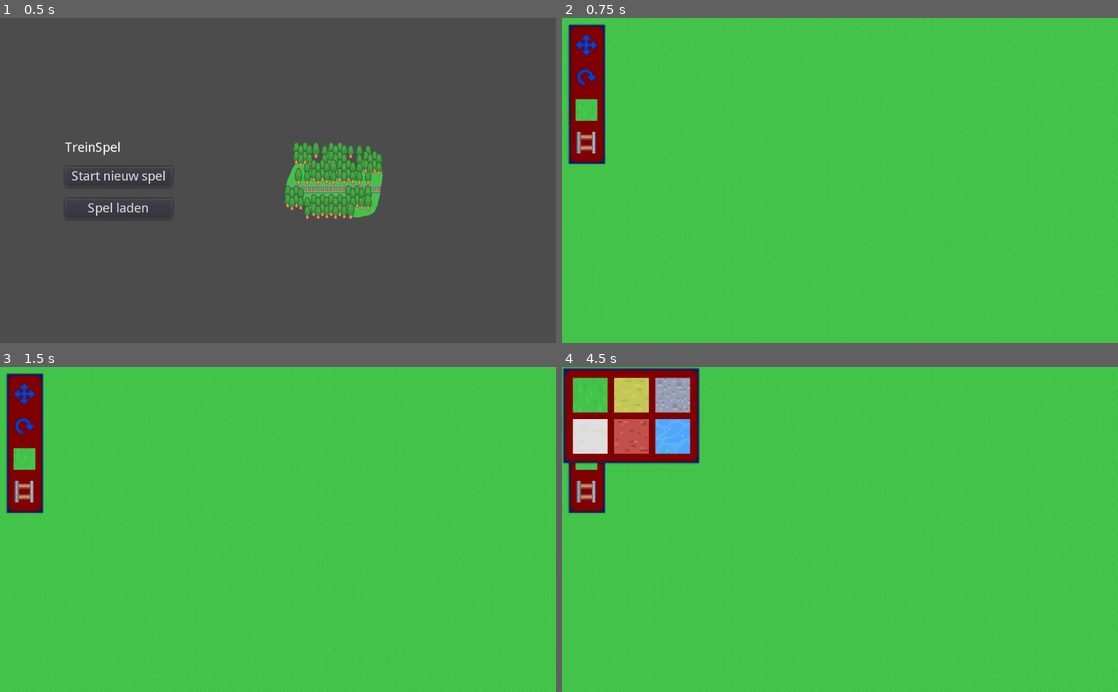
Above: before the commit, frames 1-4 (two rows, left to right).
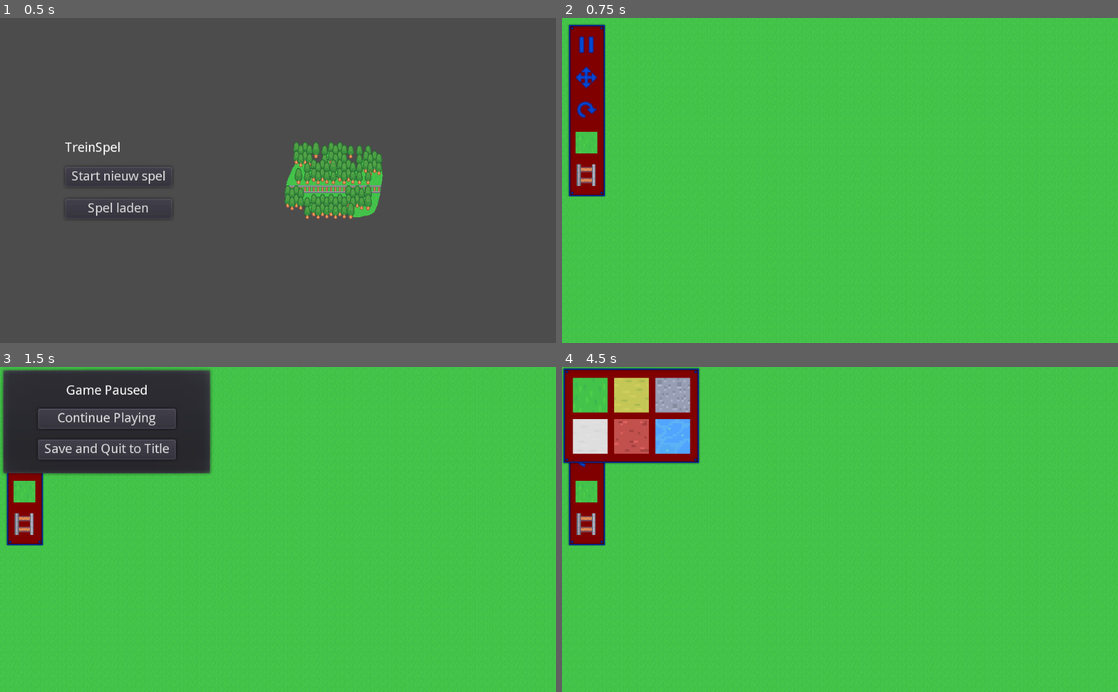
Above: after the commit, the same moments.

Repository: 2zqa/traingame
Game: Godot game, scene res://Scenes/TitleScreen.tscn
Same seed, same stepped clock (60 frames per second), same inputs: the game is played once before the commit and once after it.
Inputs (mouse positions are in pixels of both pictures, inside the frame that each line leads up to; where the layout moved, square brackets give the same spot in the first picture):
- Up to frame 1 (0.5 s): no input
- Up to frame 2 (0.75 s): click "Start nieuw spel" at 0.5 s
- Up to frame 3 (1.5 s): click (22, 393) at 1.27 s
- Up to frame 4 (4.5 s): click (667, 419) at 2 s, where only the run after the commit has a clickable "Continue Playing"; click (584, 425) [584, 393] at 2.75 s; click (584, 458) [584, 425] at 3.5 s; click (584, 490) [584, 458] at 4.25 s

Frame 1 is identical in both runs. In frame 2, 1.5% of the frame differs, in the area x 1-8%, y 4-55%; in frame 3, 13%, in the area x 0-39%, y 0-55%; in frame 4, 1.1%.

Commit message:
Add a pause menu

Diff:
--- a/TrainGame-Godot/Scenes/GameScreen.gd
+++ b/TrainGame-Godot/Scenes/GameScreen.gd
@@ -4,7 +4,7 @@
 const GroundTileMap = preload("res://Scenes/GroundTileMap.gd")
 
 const WORLD_RECTANGLE := Rect2(Vector2(-100, -100), Vector2(201, 201))
-
+const _MENU_SCREEN := "res://Scenes/TitleScreen.tscn"
 
 var selected_option: InteractOption  # GroundTile or ObjectTile
 
@@ -96,3 +96,8 @@
     print("Rotating!")
     $World/GroundTileMap.rotate_clockwise()
     $World/ObjectsTileMap.rotate_clockwise()
+
+func _on_SideMenu_save_and_quit_requested() -> void:
+    FileIO.write(Global.world_save_location, WORLD_RECTANGLE, $World/ObjectsTileMap, $World/GroundTileMap)
+    if not get_tree().change_scene(_MENU_SCREEN):
+        push_error("Failed to change scene")
--- a/TrainGame-Godot/Scenes/GameScreen.tscn
+++ b/TrainGame-Godot/Scenes/GameScreen.tscn
@@ -25,3 +25,4 @@
 [node name="SideMenu" parent="CanvasLayer" instance=ExtResource( 5 )]
 [connection signal="option_selected" from="CanvasLayer/SideMenu" to="." method="_on_SideMenu_option_selected"]
 [connection signal="rotation_requested" from="CanvasLayer/SideMenu" to="." method="_on_SideMenu_rotation_requested"]
+[connection signal="save_and_quit_requested" from="CanvasLayer/SideMenu" to="." method="_on_SideMenu_save_and_quit_requested"]
--- /dev/null
+++ b/TrainGame-Godot/Scenes/PauseMenu.gd
@@ -0,0 +1,17 @@
+extends PopupDialog
+
+signal save_and_quit_button_pressed  # Used when the "Save and Quit" button is pressed
+
+func _on_ContinueButton_pressed() -> void:
+    self.hide()
+
+
+func _on_SaveAndQuitButton_pressed() -> void:
+    self.hide()
+    emit_signal("save_and_quit_button_pressed")
+
+
+# Prevent clicking outside the window from doing anything
+func _unhandled_input(_event: InputEvent) -> void:
+    if self.visible:
+        self.get_tree().set_input_as_handled()
--- /dev/null
+++ b/TrainGame-Godot/Scenes/PauseMenu.tscn
@@ -0,0 +1,48 @@
+[gd_scene load_steps=2 format=2]
+
+[ext_resource path="res://Scenes/PauseMenu.gd" type="Script" id=1]
+
+[node name="PauseMenu" type="PopupDialog"]
+margin_right = 393.0
+margin_bottom = 202.0
+popup_exclusive = true
+script = ExtResource( 1 )
+__meta__ = {
+"_edit_use_anchors_": false
+}
+
+[node name="VBoxContainer" type="VBoxContainer" parent="."]
+anchor_left = 0.5
+anchor_top = 0.5
+anchor_right = 0.5
+anchor_bottom = 0.5
+margin_left = -127.0
+margin_top = -69.5
+margin_right = 127.0
+margin_bottom = 69.5
+size_flags_horizontal = 3
+size_flags_vertical = 3
+custom_constants/separation = 20
+__meta__ = {
+"_edit_use_anchors_": false
+}
+
+[node name="TitleLabel" type="Label" parent="VBoxContainer"]
+margin_right = 254.0
+margin_bottom = 25.0
+text = "Game Paused"
+align = 1
+
+[node name="ContinueButton" type="Button" parent="VBoxContainer"]
+margin_top = 45.0
+margin_right = 254.0
+margin_bottom = 82.0
+text = "Continue Playing"
+
+[node name="SaveAndQuitButton" type="Button" parent="VBoxContainer"]
+margin_top = 102.0
+margin_right = 254.0
+margin_bottom = 139.0
+text = "Save and Quit to Title"
+[connection signal="pressed" from="VBoxContainer/ContinueButton" to="." method="_on_ContinueButton_pressed"]
+[connection signal="pressed" from="VBoxContainer/SaveAndQuitButton" to="." method="_on_SaveAndQuitButton_pressed"]
--- /dev/null
+++ b/TrainGame-Godot/Scenes/SideMenu/PauseButton.gd
@@ -0,0 +1,9 @@
+extends TextureButton
+
+signal save_and_quit_requested  # Supplies no arguments.
+
+func _on_PauseButton_pressed() -> void:
+    $PauseMenu.show()
+
+func _on_PauseMenu_save_and_quit_button_pressed() -> void:
+    emit_signal("save_and_quit_requested")
--- /dev/null
+++ b/TrainGame-Godot/Scenes/SideMenu/PauseButton.tscn
@@ -0,0 +1,21 @@
+[gd_scene load_steps=4 format=2]
+
+[ext_resource path="res://Images/menu_pause.png" type="Texture" id=1]
+[ext_resource path="res://Scenes/SideMenu/PauseButton.gd" type="Script" id=2]
+[ext_resource path="res://Scenes/PauseMenu.tscn" type="PackedScene" id=3]
+
+[node name="PauseButton" type="TextureButton"]
+margin_right = 40.0
+margin_bottom = 40.0
+rect_min_size = Vector2( 40, 40 )
+texture_normal = ExtResource( 1 )
+expand = true
+stretch_mode = 4
+script = ExtResource( 2 )
+__meta__ = {
+"_edit_use_anchors_": false
+}
+
+[node name="PauseMenu" parent="." instance=ExtResource( 3 )]
+[connection signal="pressed" from="." to="." method="_on_PauseButton_pressed"]
+[connection signal="save_and_quit_button_pressed" from="PauseMenu" to="." method="_on_PauseMenu_save_and_quit_button_pressed"]
--- a/TrainGame-Godot/Scenes/SideMenu/SideMenu.gd
+++ b/TrainGame-Godot/Scenes/SideMenu/SideMenu.gd
@@ -7,15 +7,16 @@
 # Fired when the rotation button is pressed. Supplies no arguments.
 signal rotation_requested
 
+# Fired when the "Save and Quit" button is pressed. Supplies no arguments.
+signal save_and_quit_requested
 
 # Called when the node enters the scene tree for the first time.
 func _ready() -> void:
     pass # Replace with function body.
 
-# Called every frame. 'delta' is the elapsed time since the previous frame.
-#func _process(delta: float) -> void:
-#    pass
 
+func _on_PauseButton_save_and_quit_requested() -> void:
+    emit_signal("save_and_quit_requested")  # Forwards
 
 
 func _on_GroundTileSelectorButton_tile_selected(tile: GroundTile):
--- a/TrainGame-Godot/Scenes/SideMenu/SideMenu.tscn
+++ b/TrainGame-Godot/Scenes/SideMenu/SideMenu.tscn
@@ -6,19 +6,21 @@
 [ext_resource path="res://Images/menu_rotate.png" type="Texture" id=4]
 [ext_resource path="res://Scenes/SideMenu/GroundTileSelectorButton.tscn" type="PackedScene" id=5]
 [ext_resource path="res://Scenes/SideMenu/ObjectsTileSelectorButton.tscn" type="PackedScene" id=6]
+[ext_resource path="res://Scenes/SideMenu/PauseButton.tscn" type="PackedScene" id=7]
 
 [node name="SideMenu" type="MarginContainer"]
 margin_left = 10.0
 margin_top = 10.0
 margin_right = 80.0
-margin_bottom = 270.0
+margin_bottom = 330.0
 script = ExtResource( 1 )
 __meta__ = {
 "_edit_use_anchors_": false
 }
 
 [node name="NinePatchRect" parent="." instance=ExtResource( 2 )]
-margin_right = 80.0
+margin_right = 70.0
+margin_bottom = 320.0
 region_rect = Rect2( 0, 0, 72, 72 )
 
 [node name="VBoxContainer" type="VBoxContainer" parent="NinePatchRect"]
@@ -27,9 +29,9 @@
 anchor_right = 0.5
 anchor_bottom = 0.5
 margin_left = -20.0
-margin_top = -110.0
+margin_top = -140.0
 margin_right = 20.0
-margin_bottom = 110.0
+margin_bottom = 140.0
 size_flags_horizontal = 3
 size_flags_vertical = 3
 custom_constants/separation = 20
@@ -37,9 +39,12 @@
 "_edit_use_anchors_": false
 }
 
+[node name="PauseButton" parent="NinePatchRect/VBoxContainer" instance=ExtResource( 7 )]
+
 [node name="MoveButton" type="TextureButton" parent="NinePatchRect/VBoxContainer"]
+margin_top = 60.0
 margin_right = 40.0
-margin_bottom = 40.0
+margin_bottom = 100.0
 rect_min_size = Vector2( 40, 40 )
 texture_normal = ExtResource( 3 )
 expand = true
@@ -49,9 +54,9 @@
 }
 
 [node name="RotateButton" type="TextureButton" parent="NinePatchRect/VBoxContainer"]
-margin_top = 60.0
+margin_top = 120.0
 margin_right = 40.0
-margin_bottom = 100.0
+margin_bottom = 160.0
 rect_min_size = Vector2( 40, 40 )
 texture_normal = ExtResource( 4 )
 expand = true
@@ -61,18 +66,19 @@
 }
 
 [node name="GroundTileSelectorButton" parent="NinePatchRect/VBoxContainer" instance=ExtResource( 5 )]
-margin_top = 120.0
+margin_top = 180.0
 margin_right = 40.0
-margin_bottom = 160.0
+margin_bottom = 220.0
 rect_min_size = Vector2( 40, 40 )
 expand = true
 stretch_mode = 5
 
 [node name="ObjectsTileSelectorButton" parent="NinePatchRect/VBoxContainer" instance=ExtResource( 6 )]
-margin_top = 180.0
+margin_top = 240.0
 margin_right = 40.0
-margin_bottom = 220.0
+margin_bottom = 280.0
 rect_min_size = Vector2( 40, 40 )
+[connection signal="save_and_quit_requested" from="NinePatchRect/VBoxContainer/PauseButton" to="." method="_on_PauseButton_save_and_quit_requested"]
 [connection signal="pressed" from="NinePatchRect/VBoxContainer/MoveButton" to="." method="_on_MoveButton_pressed"]
 [connection signal="pressed" from="NinePatchRect/VBoxContainer/RotateButton" to="." method="_on_RotateButton_pressed"]
 [connection signal="tile_selected" from="NinePatchRect/VBoxContainer/GroundTileSelectorButton" to="." method="_on_GroundTileSelectorButton_tile_selected"]
--- a/TrainGame-Godot/Scripts/Global.gd
+++ b/TrainGame-Godot/Scripts/Global.gd
@@ -1,3 +1,5 @@
 extends Node
 
 var Registry := preload("res://Scripts/Registry.gd").new()
+
+var world_save_location := "user://Worlds/world1.tg"
Binary file added: TrainGame-Godot/Images/menu_pause.png
Not shown, added: TrainGame-Godot/Images/menu_pause.png.import
Not shown: 1 places in TrainGame-Godot/Scenes/SideMenu/SideMenu.tscn that only renumber resources
